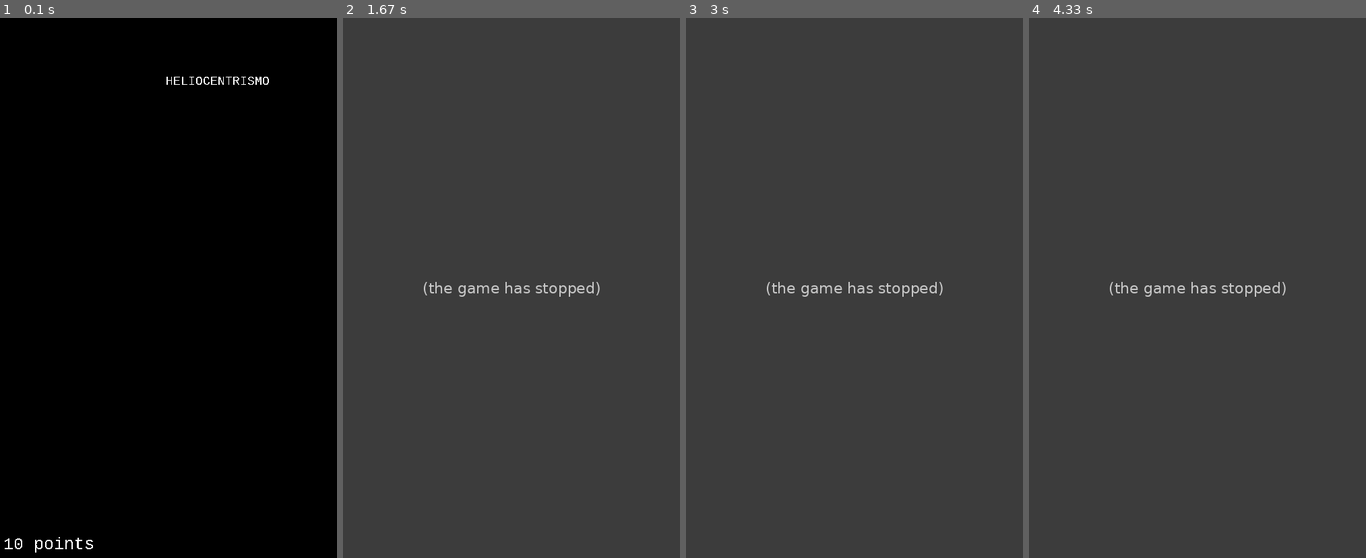
Above: before the commit, frames 1-4 (left to right).
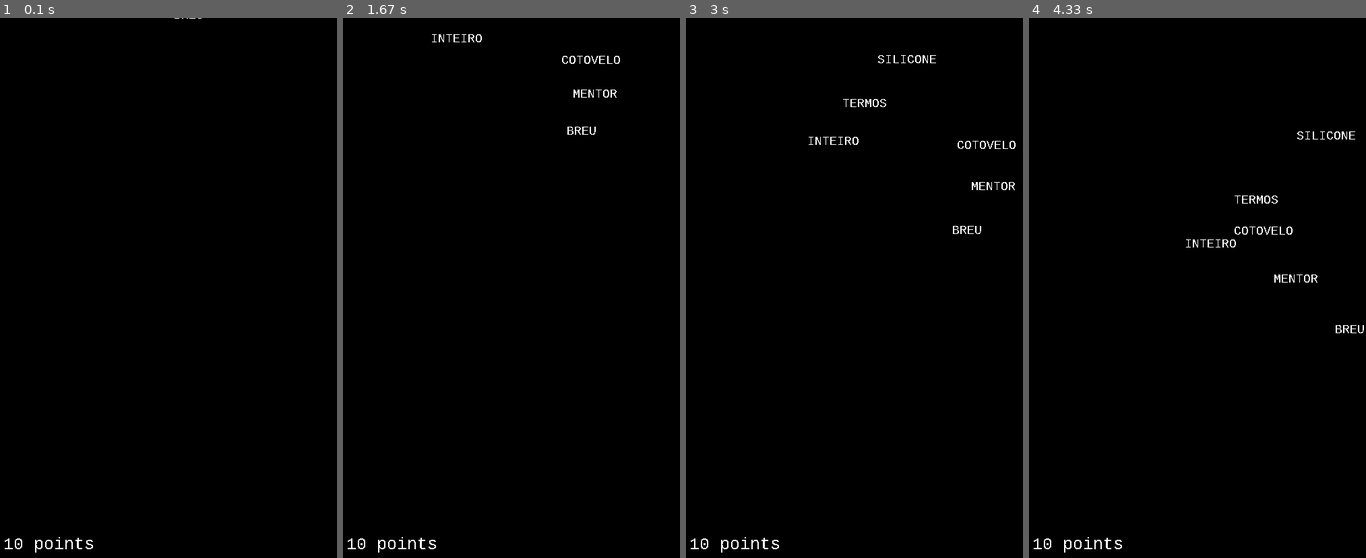
Above: after the commit, the same moments.

Repository: mickaelrei/pygame
Game: pygame game, started from type_racer/main.py
Two runs of this game, one before a commit and one after it. Both use one fixed random seed, a clock stepped at 60 frames per second and the inputs below.
Inputs:
- Up to frame 1 (0.1 s): no input
- Up to frame 2 (1.67 s): no input
- Up to frame 3 (3 s): no input
- Up to frame 4 (4.33 s): no input

The runs differ from the first frame. In frame 1, 0.2% of the frame differs, in the area x 49-80%, y 0-13%; in frame 2, 100%, in the area x 0-100%, y 0-100%; in frame 3, 100%; in frame 4, 100%.
Before the commit the program exited at 1.1 s; later frames show no game.

Commit message:
Tweaked proper values

Diff:
--- a/type_racer/main.py
+++ b/type_racer/main.py
@@ -117,15 +117,15 @@
         possibleWords.append(word.lower())
 
 # Variables
-SPEED = 20
+SPEED = 2
 FONT_TYPE = "courier new"
 FONT_SIZE = 18
 WORD_COLOR = WHITE
 FOCUSED_WORD_COLOR = ORANGE
-MIN_WORD_LENGTH = 10
-MAX_WORD_LENGTH = 15
-MAX_WORDS_ON_SCREEN = 20
-NEW_WORD_DELAY = .1
+MIN_WORD_LENGTH = 1
+MAX_WORD_LENGTH = 8
+MAX_WORDS_ON_SCREEN = 6
+NEW_WORD_DELAY = .4
 
 currentWord: Word = None
 currentTyping = ""
